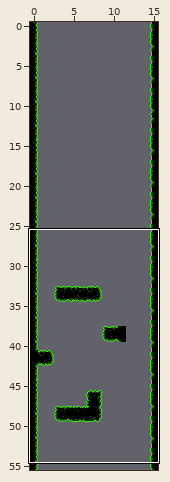
Tiled map -- tiled/tmx/green/green_first.tmx. Above, an overview of the earlier version with the close-up marked.
Close-up. As it was:
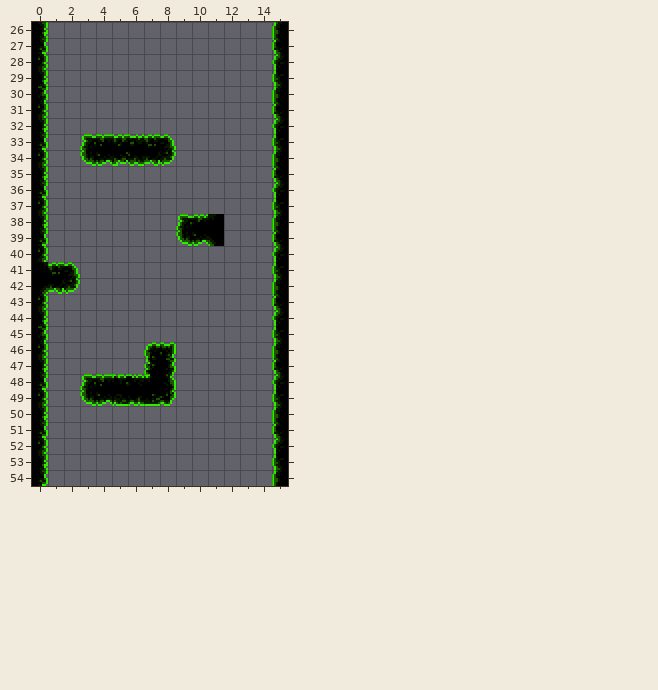
Cells are 8x8 px. Shown: x 0..15, y 26..54.
Now the later version:
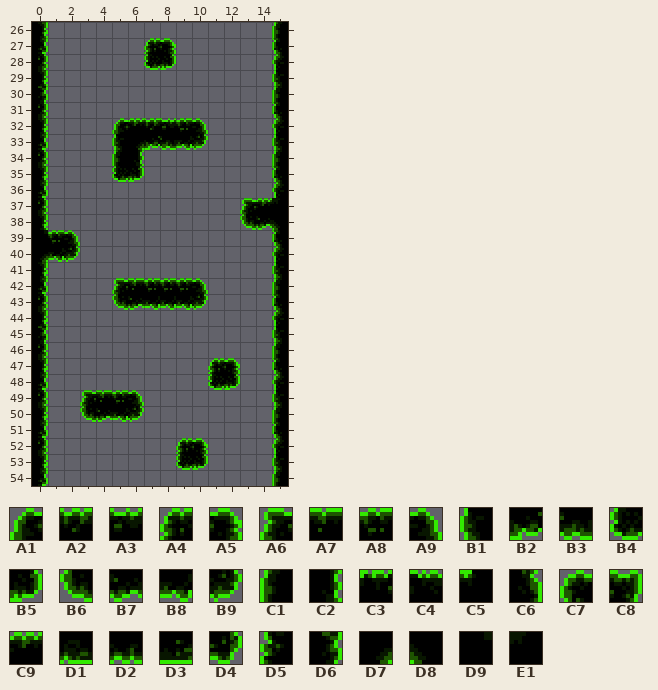
Key: from "tiles_green": A1 0, A2 2, A3 3, A4 8, A5 9, A6 12, A7 13, A8 14, A9 15, B1 18, B2 20, B3 21, B4 26, B5 27, B6 30, B7 31, B8 32, B9 33, C1 36, C2 37, C3 74, C4 75, C5 76, C6 77, C7 80, C8 81, C9 85, D1 92, D2 93, D3 94, D4 95, D5 98, D6 99, D7 103, D8 106, D9 157, E1 160.
__ is an empty cell.
The author wrote: green segments overhaul - done!
Changes in this commit:
Layer "Tile Layer 1":
The edit adds tile A1 in row 32 at x 5.
The edit adds tile A2 in row 32 at x 7.
The edit adds tile A3 in row 32 at x 8.
The edit adds tile A4 in row 27 at x 7; in row 47 at x 11; in row 52 at x 9.
The edit adds tile A5 in row 27 at x 8; in row 47 at x 12; in row 52 at x 10.
Tile B6 gives way to tile A6 in row 49 at x 3.
The edit adds tile A6 in row 37 at x 13; in row 42 at x 5.
Tile B7 gives way to tile A7 in row 49 at x 4.
The edit adds tile A7 in row 42 at x 6.
Tile D1 gives way to tile A8 in row 49 at x 5.
The edit adds tile A8 in row 32 at x 9; in row 39 at x 1; in row 42 at x 7 to 9.
Tile D2 gives way to tile A9 in row 49 at x 6.
The edit adds tile A9 in row 32 at x 10; in row 39 at x 2; in row 42 at x 10.
Tile A2 gives way to tile B1 in row 33 at x 5.
Tile A8 gives way to tile B2 in row 33 at x 7.
Tile A9 gives way to tile B3 in row 33 at x 8.
The edit adds tile B4 in row 28 at x 7; in row 35 at x 5; in row 48 at x 11; in row 53 at x 9.
The edit adds tile B5 in row 28 at x 8; in row 35 at x 6; in row 48 at x 12; in row 53 at x 10.
The edit adds tile B6 in row 38 at x 13; in row 43 at x 5; in row 50 at x 3.
The edit adds tile B7 in row 38 at x 14; in row 43 at x 6; in row 50 at x 4.
The edit adds tile B8 in row 33 at x 9; in row 40 at x 1; in row 43 at x 7 to 9; in row 50 at x 5.
The edit adds tile B9 in row 33 at x 10; in row 40 at x 2; in row 43 at x 10; in row 50 at x 6.
Tile B2 gives way to tile C1 in row 34 at x 5.
Tile B3 gives way to tile C2 in row 34 at x 6.
The edit adds tile C9 in row 32 at x 6; in row 37 at x 14.
Tile A3 gives way to tile D7 in row 33 at x 6.
The edit adds tile D7 in row 40 at x 0.
The edit adds tile D8 in row 38 at x 15.
The edit adds tile D9 in row 39 at x 0.
The edit adds tile E1 in row 37 at x 15.
The edit erases tile A6 in row 33 at x 3; in row 38 at x 9; in row 48 at x 3.
The edit erases tile A7 in row 33 at x 4; in row 48 at x 4.
The edit erases tile A8 in row 41 at x 1.
The edit erases tile A9 in row 41 at x 2.
The edit erases tile B6 in row 34 at x 3; in row 39 at x 9.
The edit erases tile B7 in row 34 at x 4; in row 39 at x 10.
The edit erases tile B8 in row 34 at x 7; in row 42 at x 1.
The edit erases tile B9 in row 34 at x 8; in row 42 at x 2.
The edit erases tile C3 in row 48 at x 5.
The edit erases tile C4 in row 48 at x 6.
The edit erases tile C5 in row 48 at x 7.
The edit erases tile C6 in row 48 at x 8.
The edit erases tile C7 in row 46 at x 7.
The edit erases tile C8 in row 46 at x 8.
The edit erases tile C9 in row 38 at x 10.
The edit erases tile D3 in row 49 at x 7.
The edit erases tile D4 in row 49 at x 8.
The edit erases tile D5 in row 47 at x 7.
The edit erases tile D6 in row 47 at x 8.
The edit erases tile D7 in row 42 at x 0.
The edit erases tile D8 in row 39 at x 11.
The edit erases tile D9 in row 41 at x 0.
The edit erases tile E1 in row 38 at x 11.
